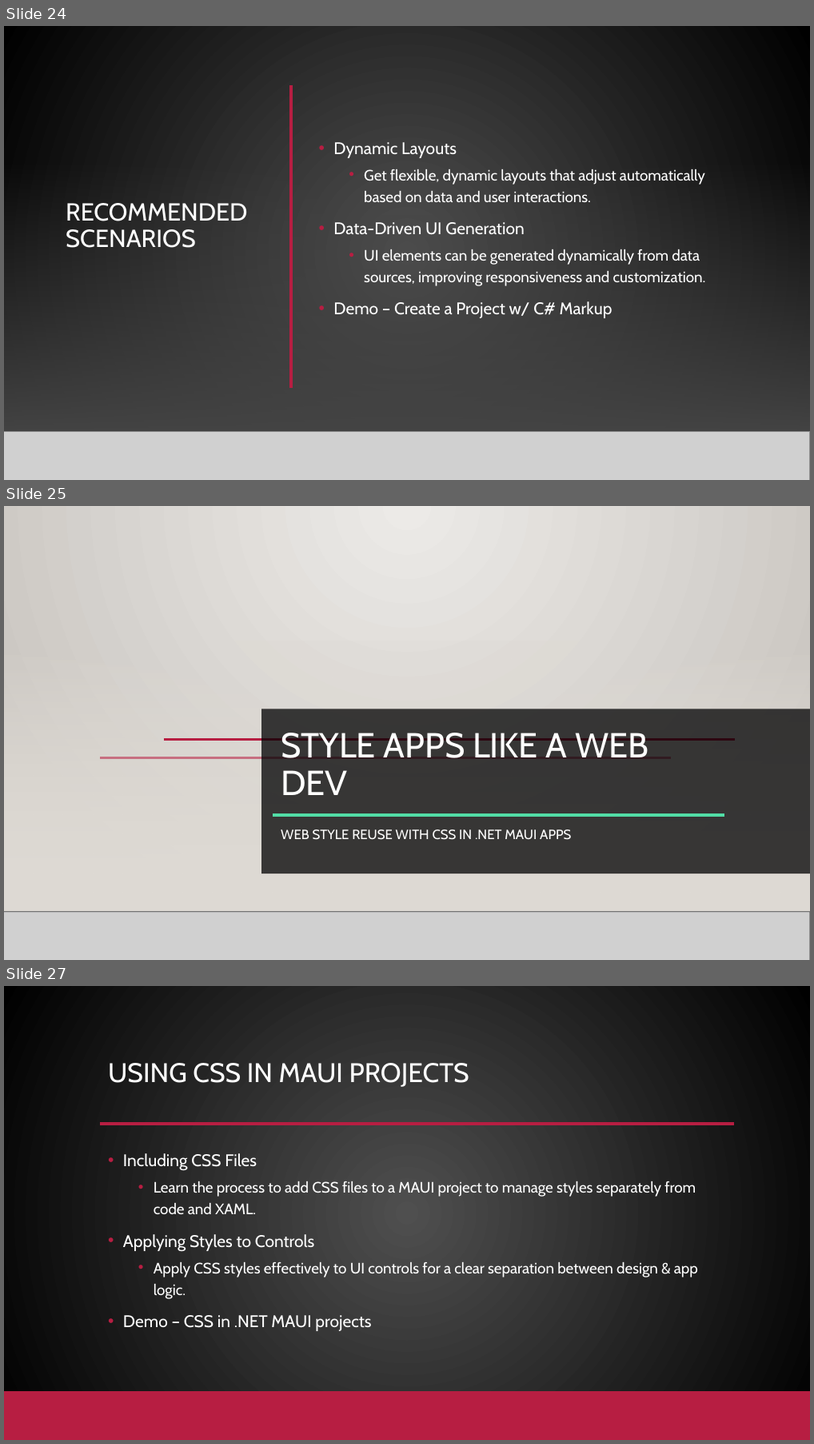
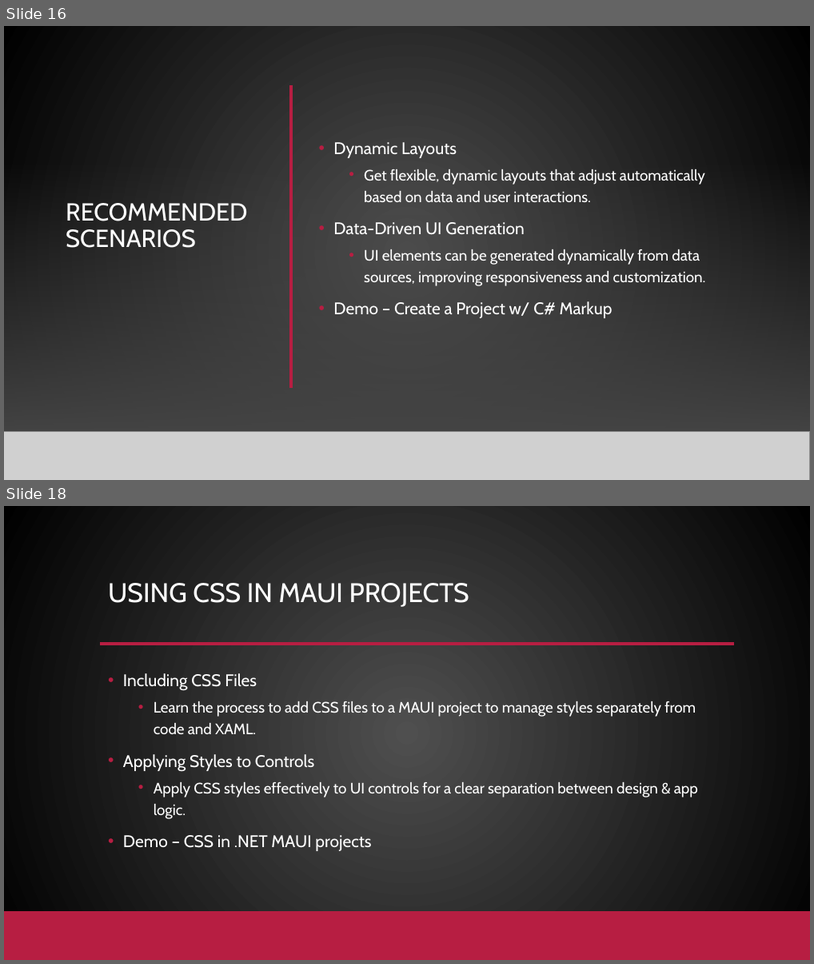
Before and after one commit to alvinashcraft/speaking, a slide deck: 2026/0115_CodeMash/Maui Toolkit/Create Multi-Platform Apps with .NET.pptx. Shown one above the other, each under a label of ours: slides 24, 25 and 27 before the commit, slides 16 and 18 after it; the slides between them are not shown. The pictures are 814x1444 and 814x964 pixels, drawn with LibreOffice and Linux fonts; fonts in the diff are those of the drawing; grey boxes stand for pictures; background and template pictures are left out. Boxes give left, top, right and bottom in pixels: in the first picture for what was removed or moved away, otherwise in the second. Text is boxed around its words. In the diff, an @@ line names an element or a change of style, - is before the commit and + after.

Commit message:
Update MAUI slides for codemash 2026

```diff
--- a/2026/0115_CodeMash/Maui Toolkit/Create Multi-Platform Apps with .NET.pptx
+++ b/2026/0115_CodeMash/Maui Toolkit/Create Multi-Platform Apps with .NET.pptx
@@ slide 25 removed at (x1=4, y1=506, x2=810, y2=960), background picture (left out); not listed: 1 template element that a slide beside it also shows @@
@@ rectangle removed at (x1=4, y1=640, x2=810, y2=912) @@
@@ rectangle removed at (x1=4, y1=640, x2=810, y2=912) @@
@@ rectangle removed at (x1=262, y1=708, x2=810, y2=873) @@
@@ line removed from (164, 739) to (735, 739) @@
@@ title removed at (x1=281, y1=732, x2=649, y2=795) @@
-STYLE APPS LIKE A WEB DEV
@@ line removed from (100, 757) to (671, 757) @@
@@ line removed from (273, 815) to (725, 815) @@
@@ text removed at (x1=281, y1=829, x2=571, y2=840) @@
-WEB STYLE REUSE WITH CSS IN .NET MAUI APPS
@@ picture removed at (x1=4, y1=912, x2=810, y2=960) @@
@@ line removed from (4, 912) to (810, 912) @@
@@ what was slide 24 is now slide 16 @@
@@ what was slide 27 is now slide 18 @@
```
Also in this commit, not shown: 4 slides changed, 1 slide added, 10 other slides removed.
